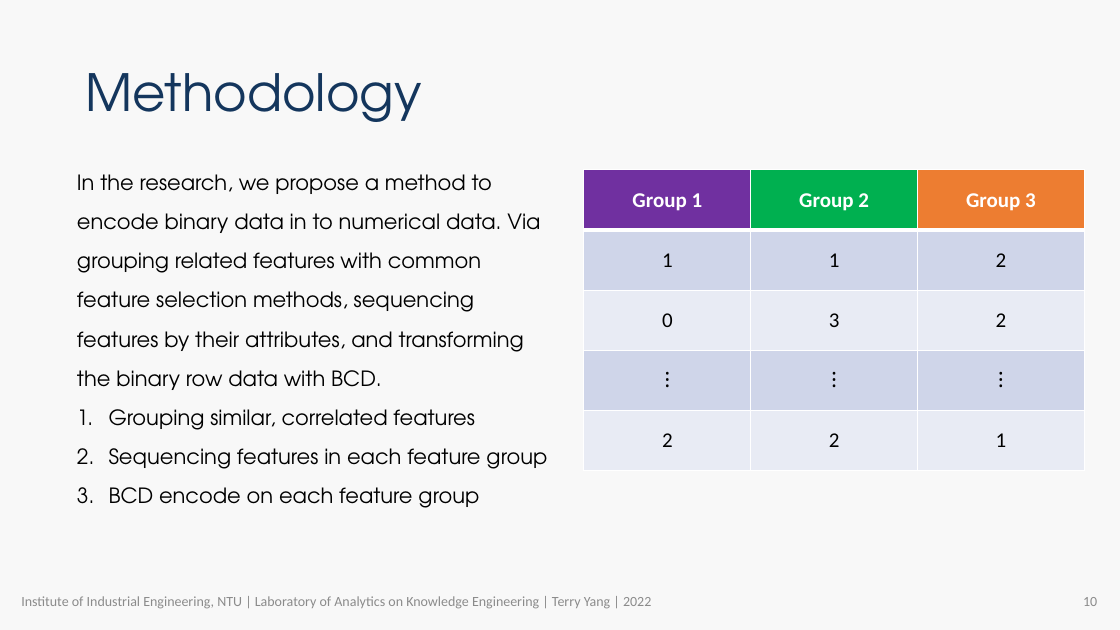
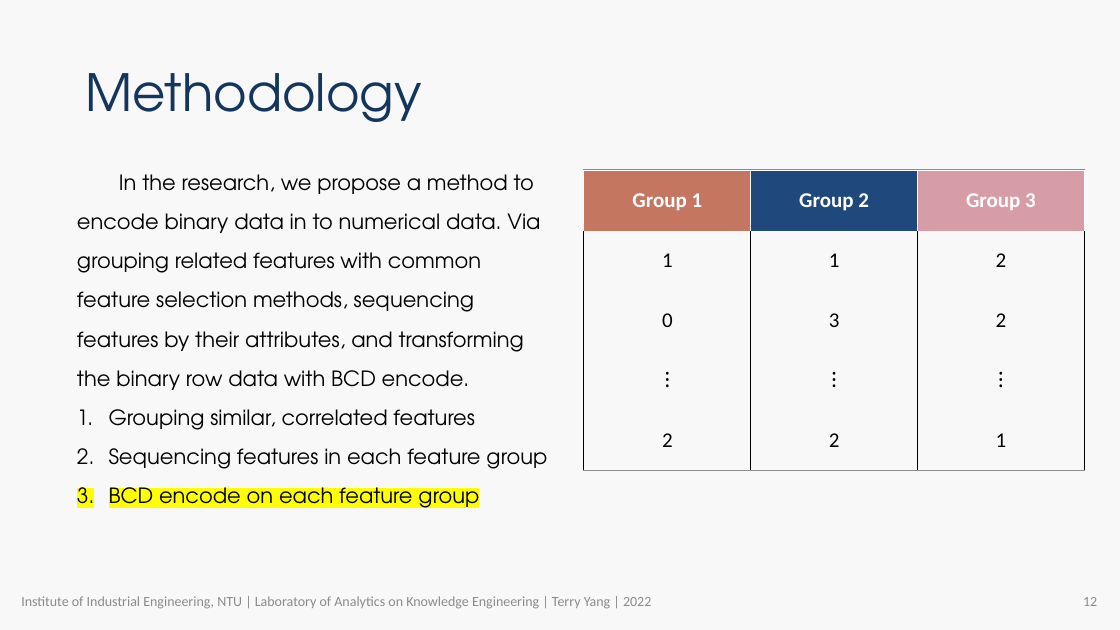
Before and after one commit to R64825/NTUIIE-Research, a slide deck: slide 12 of ppt/APIEMS TerryYang.pptx (slide 10 before the commit). Drawn at 1120x630 pixels with LibreOffice and Linux fonts; fonts in the diff are those of the drawing; grey boxes stand for pictures; background and template pictures are left out. Boxes give left, top, right and bottom in pixels: in the first picture for what was removed or moved away, otherwise in the second. Text is boxed around its words. In the diff, an @@ line names an element or a change of style, - is before the commit and + after.

```diff
--- a/ppt/APIEMS TerryYang.pptx
+++ b/ppt/APIEMS TerryYang.pptx
@@ text at box(77, 174, 540, 390): text changed @@
-In the research, we propose a method to encode binary data in to numerical data. Via grouping related features with common feature selection methods, sequencing features by their attributes, and transforming the binary row data with BCD.
+In the research, we propose a method to encode binary data in to numerical data. Via grouping related features with common feature selection methods, sequencing features by their attributes, and transforming the binary row data with BCD encode.
@@ table at box(584, 171, 1086, 471) @@
@@ fill #7030A0 to #C47660 in row 1, column 1 @@
@@ fill #00B050 to #1F497D in row 1, column 2 @@
@@ fill #ED7D31 to #D79DA7 in row 1, column 3 @@
@@ fill #CFD5EA to #F8F8F8 in 6 cells @@
@@ fill #E9EBF5 to #F8F8F8 in 6 cells @@
@@ borders changed @@
@@ picture added at box(584, 170, 1085, 471) @@
@@ text at box(109, 481, 479, 513): highlight none to #FFFF00 in "BCD encode on each feature group" @@
@@ page number at box(1083, 597, 1097, 606): text changed @@
-10
+12
```
Also in this commit, not shown: 12 other slides changed, 6 slides added, 5 other files.
